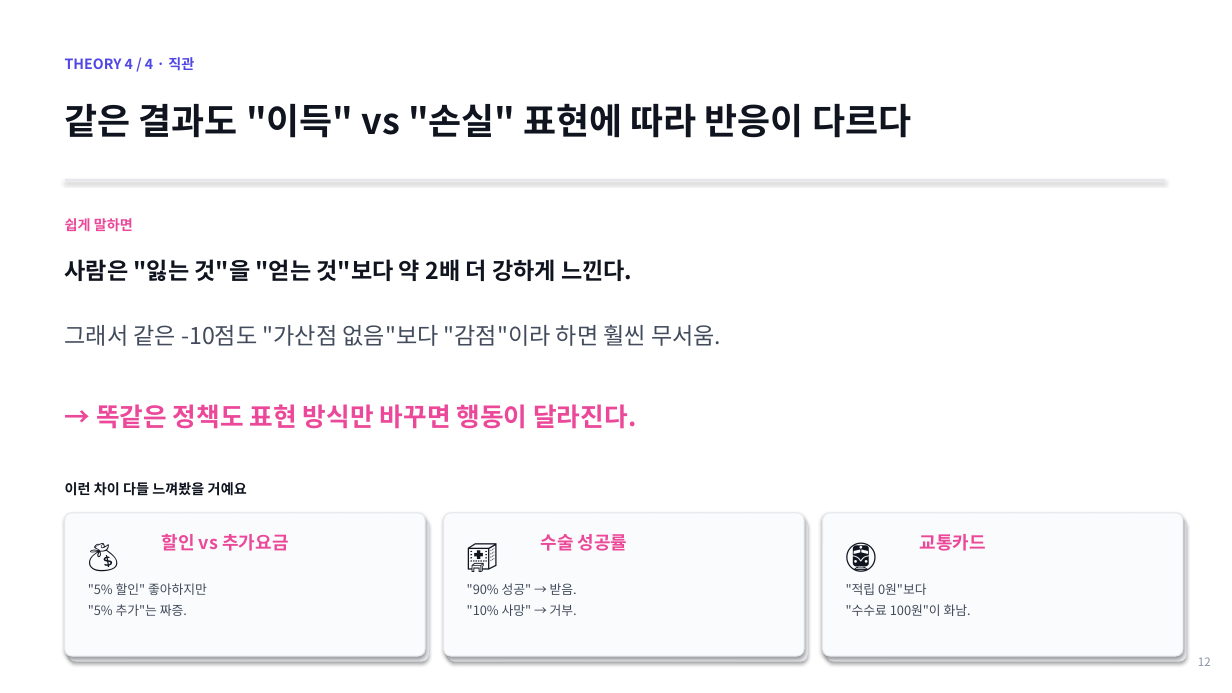
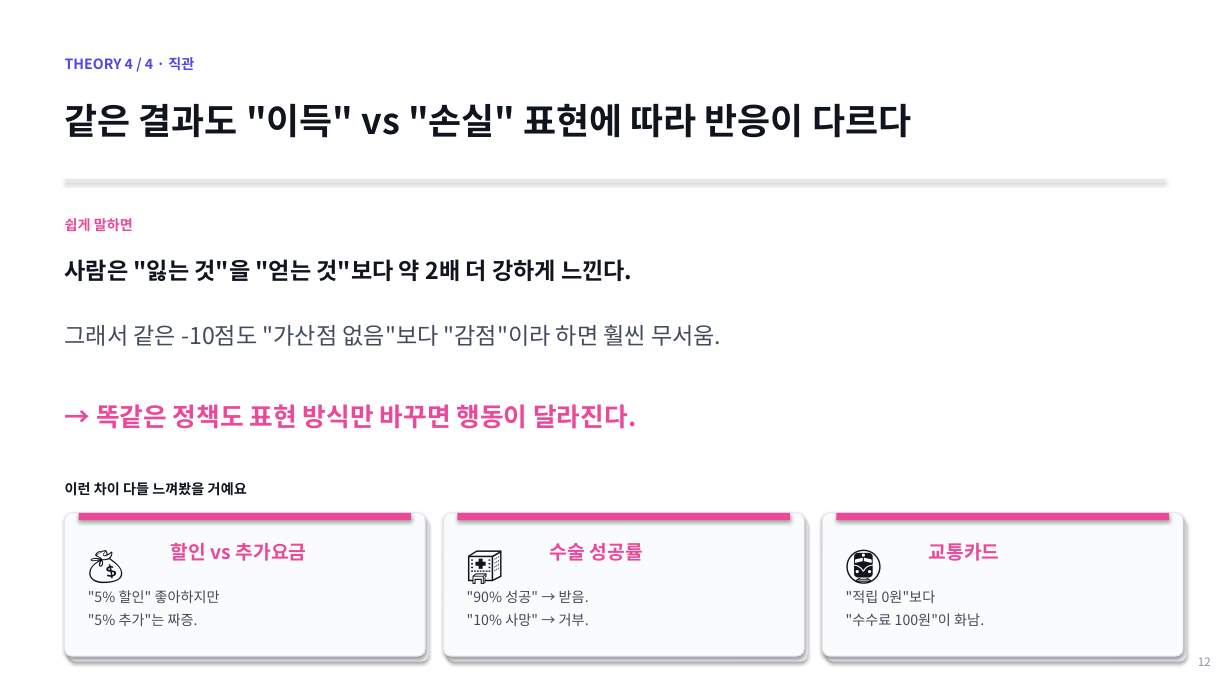
Before and after one commit to lshpy/imen315-syllabus-meta, a slide deck: slide 12 of team_project/kickoff_2026-05-11.pptx. Drawn at 1232x693 pixels with LibreOffice and Linux fonts; fonts in the diff are those of the drawing. Boxes give left, top, right and bottom in pixels: in the first picture for what was removed or moved away, otherwise in the second. Text is boxed around its words. In the diff, an @@ line names an element or a change of style, - is before the commit and + after.

Commit message:
직관 슬라이드 비유 카드들 디자인 통일 (액센트 바 + 폰트 키움)

```diff
--- a/team_project/kickoff_2026-05-11.pptx
+++ b/team_project/kickoff_2026-05-11.pptx
@@ rectangle added at (79, 513, 411, 520), fill #EC4899 @@
@@ rectangle added at (457, 513, 790, 520), fill #EC4899 @@
@@ rectangle added at (836, 513, 1169, 520), fill #EC4899 @@
@@ size 24 to 28 pt in 3 elements at (88, 531, 180, 578), (467, 531, 559, 578), (846, 531, 938, 578) @@
@@ 3 texts: place and size @@
-3 texts at (162, 534, 986, 551)
+3 texts at (171, 542, 1000, 561)
@@ size 14 to 15 pt in 3 elements at (171, 542, 307, 561), (550, 543, 643, 561), (929, 543, 1000, 561) @@
@@ size 10 to 11 pt; line spacing 1.3 to 1.35 in 3 elements at (88, 590, 220, 626), (467, 590, 589, 626), (846, 590, 984, 626) @@
```
Also in this commit, not shown: 5 other slides changed, 1 other file.
